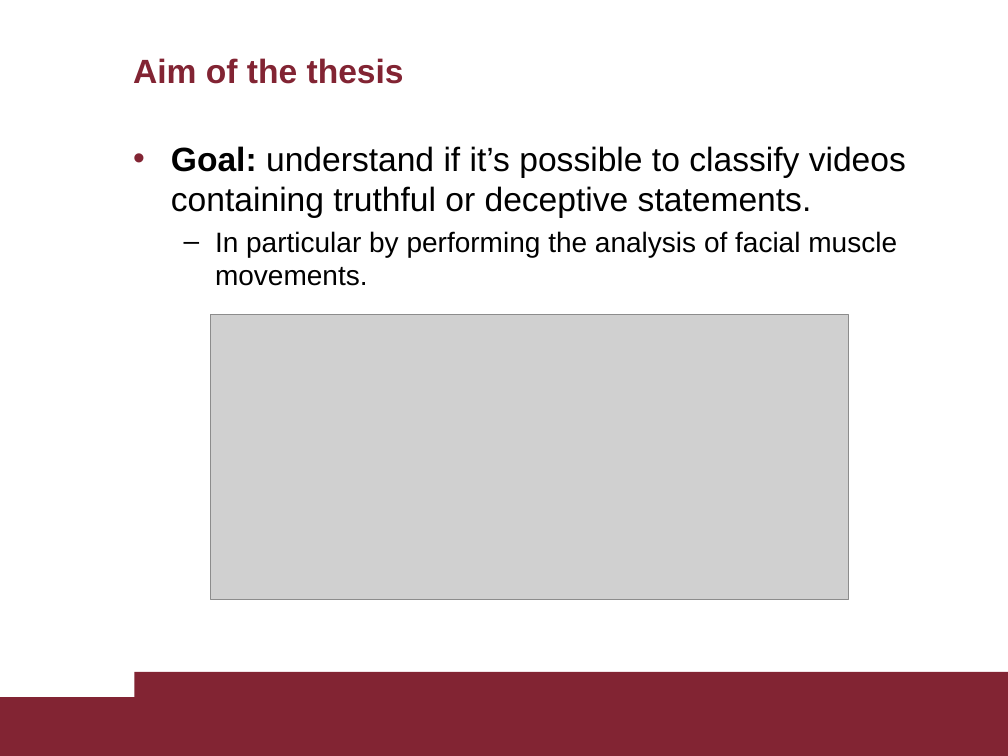
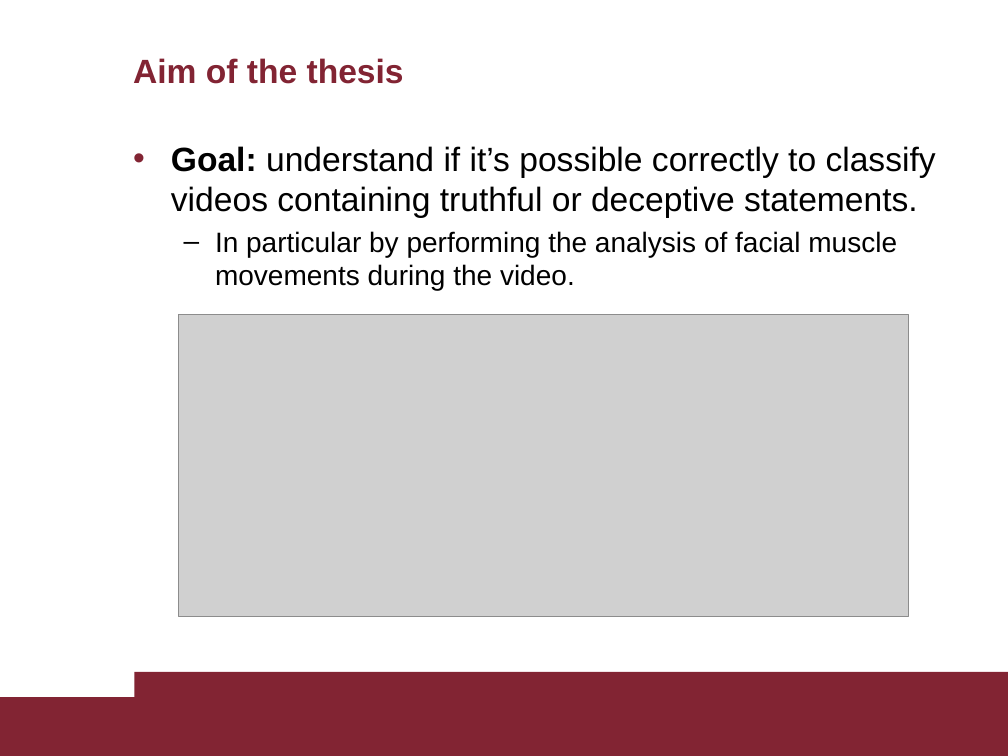
Before and after one commit to AscaL/thesis, a slide deck: slide 3 of Tesi Emanuele Orfanelli 1383726.pptx. Drawn at 1008x756 pixels with LibreOffice and Linux fonts; fonts in the diff are those of the drawing; grey boxes stand for pictures. Boxes give left, top, right and bottom in pixels: in the first picture for what was removed or moved away, otherwise in the second. Text is boxed around its words. In the diff, an @@ line names an element or a change of style, - is before the commit and + after.

```diff
--- a/Tesi Emanuele Orfanelli 1383726.pptx
+++ b/Tesi Emanuele Orfanelli 1383726.pptx
@@ text at (171,146,936,290): text changed @@
-• Goal: understand if it’s possible to classify videos containing truthful or deceptive statements.
-  – In particular by performing the analysis of facial muscle movements.
+• Goal: understand if it’s possible correctly to classify videos containing truthful or deceptive statements.
+  – In particular by performing the analysis of facial muscle movements during the video.
@@ picture: place and size @@
-picture at (211,314,849,599)
+picture at (178,314,908,616)
```
Also in this commit, not shown: 5 other slides changed.
